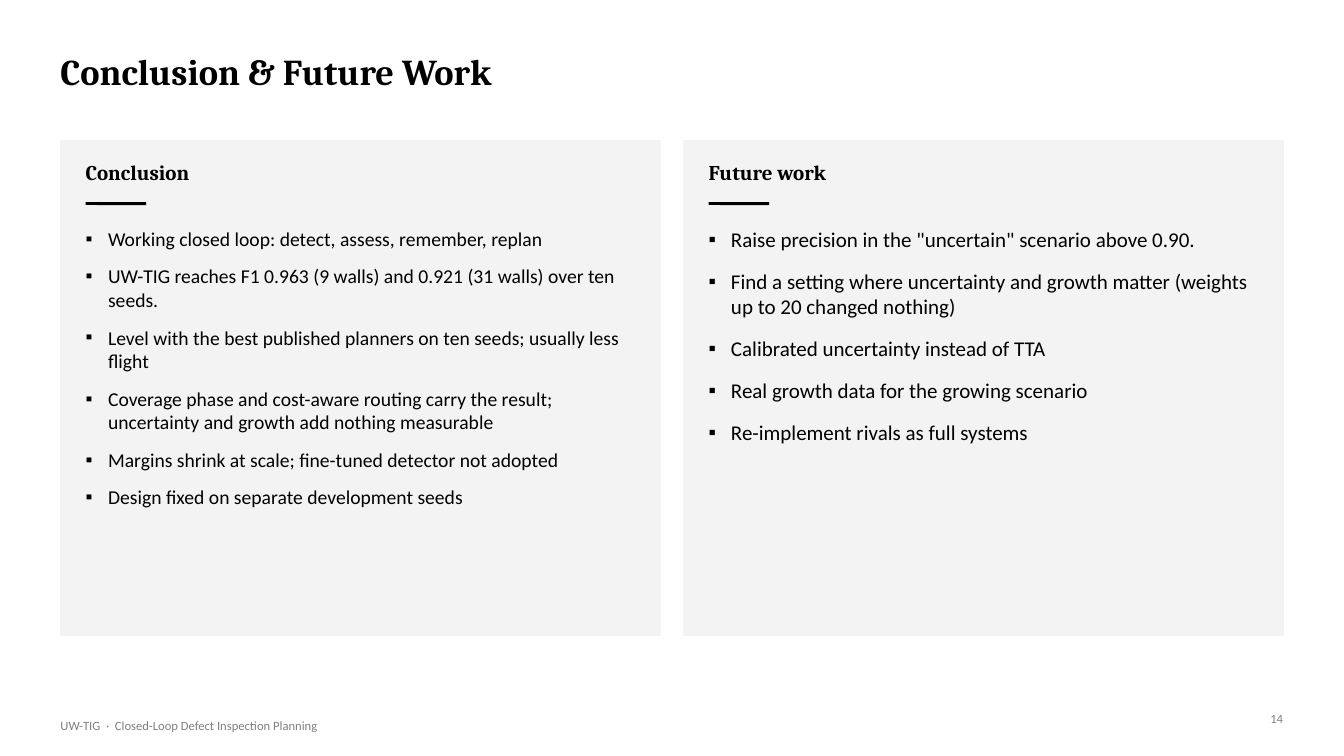
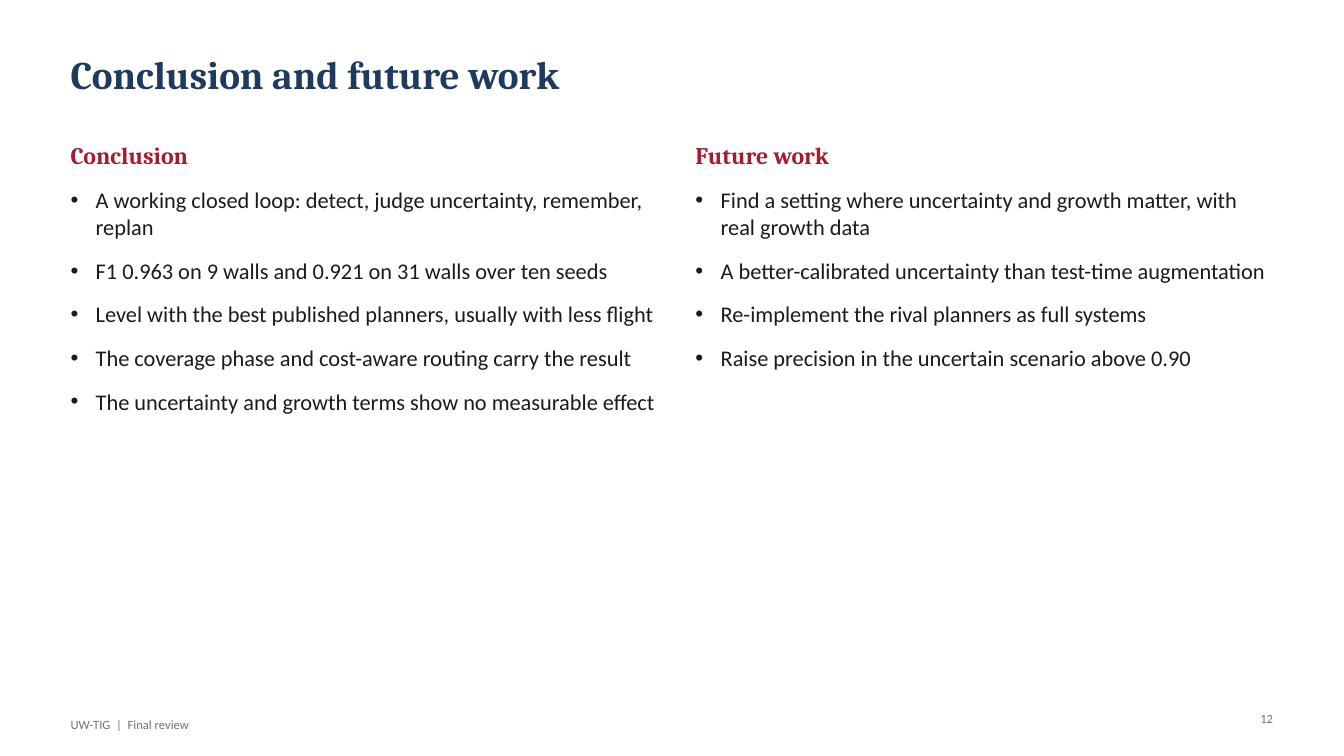
Before and after one commit to DrNeel11/project_work_1, a slide deck: slide 12 of drone-sim-today/UW-TIG_Review_Deck.pptx (slide 14 before the commit). Drawn at 1344x756 pixels with LibreOffice and Linux fonts; fonts in the diff are those of the drawing. Boxes give left, top, right and bottom in pixels: in the first picture for what was removed or moved away, otherwise in the second. Text is boxed around its words. In the diff, an @@ line names an element or a change of style, - is before the commit and + after.

```diff
--- a/drone-sim-today/UW-TIG_Review_Deck.pptx
+++ b/drone-sim-today/UW-TIG_Review_Deck.pptx
@@ title at <box>71,61,559,90</box>: text changed; size 26 to 28 pt; text colour #000000 to #1F3A5F @@
-Conclusion & Future Work
+Conclusion and future work
@@ rectangle removed at <box>60,141,660,635</box> @@
@@ text "Conclusion" at <box>71,147,189,165</box>: size 15 to 17 pt, text colour #000000 to #A51C30 @@
@@ text "Conclusion": place and size @@
-text "Conclusion" at <box>86,165,190,180</box>
+text "Conclusion" at <box>71,147,189,165</box>
@@ rectangle removed at <box>684,141,1284,635</box> @@
@@ text "Future work": place and size @@
-text "Future work" at <box>709,165,826,180</box>
+text "Future work" at <box>695,147,829,164</box>
@@ text "Future work" at <box>695,147,829,164</box>: size 15 to 17 pt, text colour #000000 to #A51C30 @@
@@ line removed from (86, 204) to (146, 204) @@
@@ text at <box>96,192,654,414</box>: text changed; size 14 to 16 pt; text colour #000000 to #1B1B1B @@
-▪ Working closed loop: detect, assess, remember, replan
-▪ UW-TIG reaches F1 0.963 (9 walls) and 0.921 (31 walls) over ten seeds.
-▪ Level with the best published planners on ten seeds; usually less flight
-▪ Coverage phase and cost-aware routing carry the result; uncertainty and growth add nothing measurable
-▪ Margins shrink at scale; fine-tuned detector not adopted
-▪ Design fixed on separate development seeds
+• A working closed loop: detect, judge uncertainty, remember, replan
+• F1 0.963 on 9 walls and 0.921 on 31 walls over ten seeds
+• Level with the best published planners, usually with less flight
+• The coverage phase and cost-aware routing carry the result
+• The uncertainty and growth terms show no measurable effect
@@ line removed from (709, 204) to (769, 204) @@
@@ text at <box>721,192,1265,370</box>: text changed; size 15 to 16 pt; text colour #000000 to #1B1B1B @@
-▪ Raise precision in the "uncertain" scenario above 0.90.
-▪ Find a setting where uncertainty and growth matter (weights up to 20 changed nothing)
-▪ Calibrated uncertainty instead of TTA
-▪ Real growth data for the growing scenario
-▪ Re-implement rivals as full systems
+• Find a setting where uncertainty and growth matter, with real growth data
+• A better-calibrated uncertainty than test-time augmentation
+• Re-implement the rival planners as full systems
+• Raise precision in the uncertain scenario above 0.90
@@ text added at <box>1260,715,1273,723</box>, 9 pt, text #6B7280 @@
+12
@@ text removed at <box>1270,715,1283,723</box> @@
-14
@@ text at <box>71,720,189,729</box>: text changed; text colour #808080 to #6B7280 @@
-UW-TIG · Closed-Loop Defect Inspection Planning
+UW-TIG | Final review
```
Also in this commit, not shown: 4 other slides changed, 8 slides added, 9 slides removed, 4 other files.
